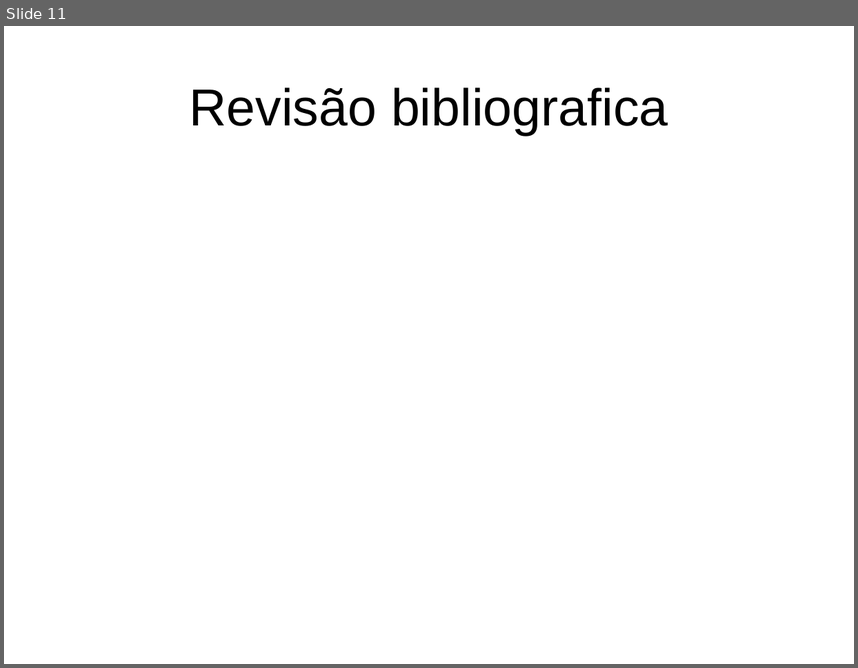
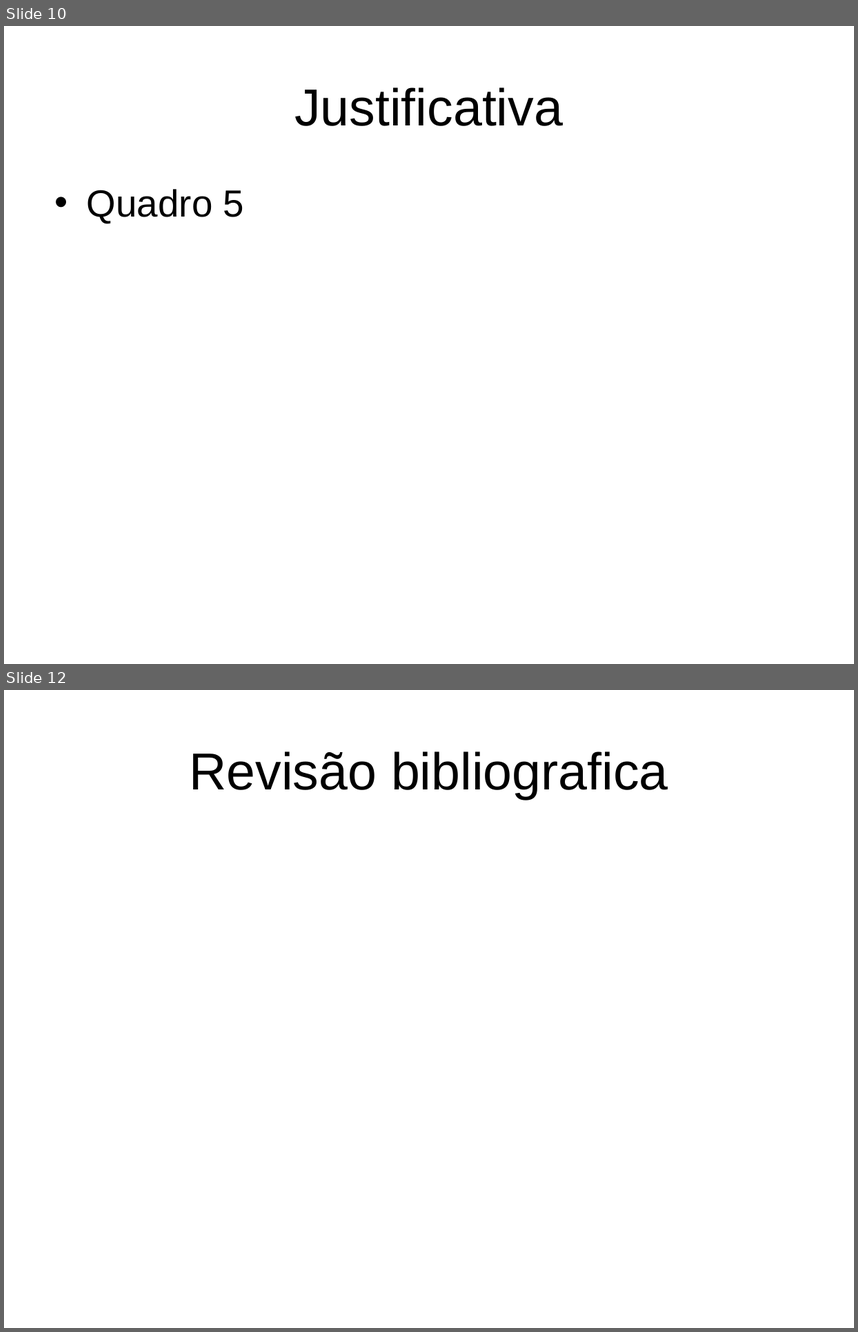
Before and after one commit to dalton-reis/disciplina_TCC1_2024_2, a slide deck: _BCC/Exemplos/2_BancaDefesa_Slides/_ModeloSlidesPreProjeto.ppt. Shown one above the other, each under a label of ours: slide 11 before the commit, slides 10 and 12 after it; the slides between them are not shown. The pictures are 858x668 and 858x1332 pixels, drawn with LibreOffice and Linux fonts; fonts in the diff are those of the drawing; background and template pictures are left out. Boxes give left, top, right and bottom in pixels: in the first picture for what was removed or moved away, otherwise in the second. Text is boxed around its words. In the diff, an @@ line names an element or a change of style, - is before the commit and + after.

```diff
--- a/_BCC/Exemplos/2_BancaDefesa_Slides/_ModeloSlidesPreProjeto.ppt
+++ b/_BCC/Exemplos/2_BancaDefesa_Slides/_ModeloSlidesPreProjeto.ppt
@@ slide 10 added at [4,26,854,664], background picture (left out) @@
@@ title added at [294,87,563,126], 44 pt, text #000000 @@
+Justificativa
@@ text added at [87,189,244,223], 32 pt, text #000000 @@
+• Quadro 5
@@ what was slide 11 is now slide 12 @@
```
Also in this commit, not shown: 3 other slides added, 3 slides removed, 2 other files.
